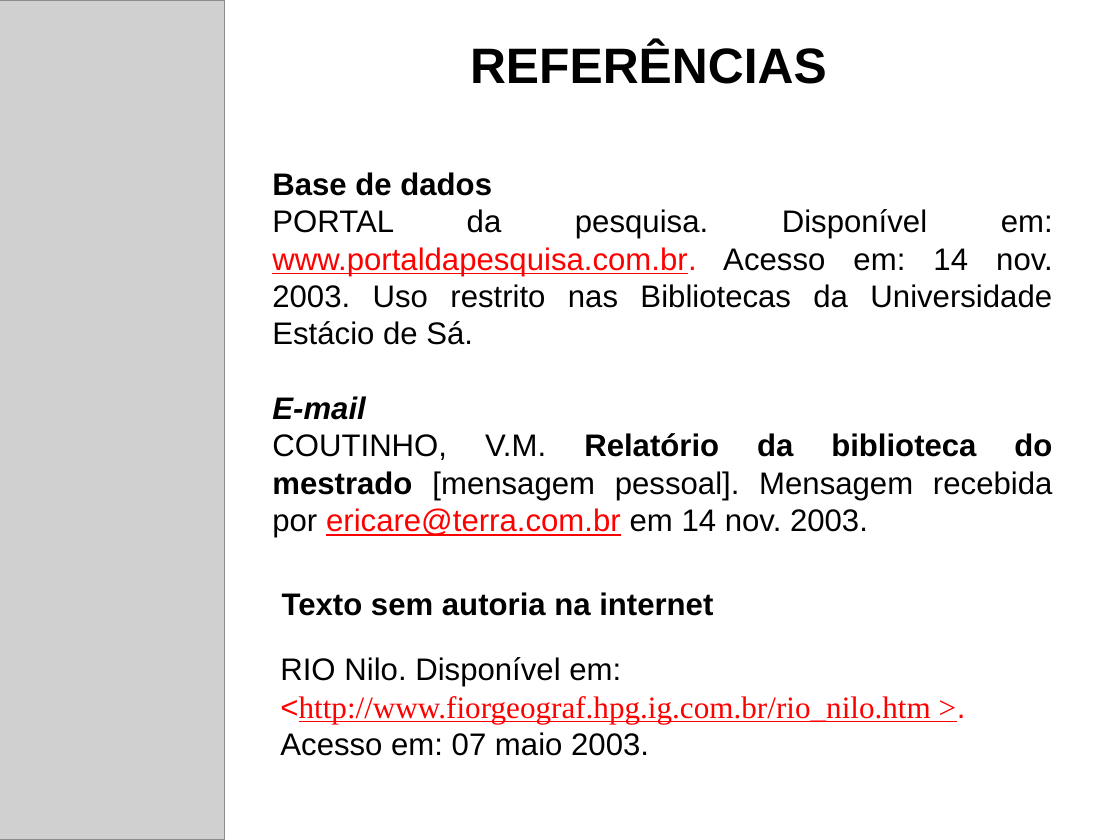
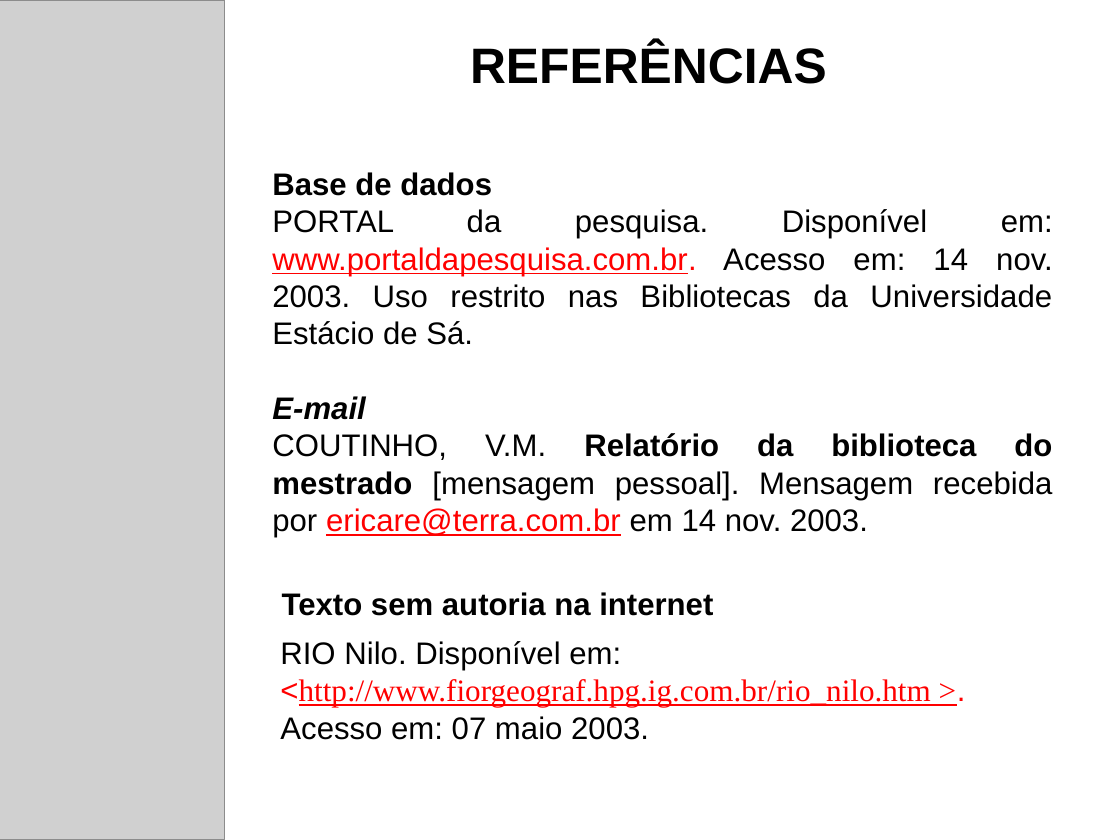
Before and after one commit to alexfariakof/projeto-conclusao-curso-sistemas-informacao, a slide deck: slide 23 of .documentos/01 Material de Apoio de TCC/Referências.ppt. Drawn at 1120x840 pixels with LibreOffice and Linux fonts; fonts in the diff are those of the drawing; grey boxes stand for pictures. Boxes give left, top, right and bottom in pixels: in the first picture for what was removed or moved away, otherwise in the second. Text is boxed around its words. In the diff, an @@ line names an element or a change of style, - is before the commit and + after.

```diff
--- a/.documentos/01 Material de Apoio de TCC/Referências.ppt
+++ b/.documentos/01 Material de Apoio de TCC/Referências.ppt
@@ text "RIO Nilo. Disponível em:": place and size @@
-text "RIO Nilo. Disponível em:" at [280, 657, 930, 756]
+text "RIO Nilo. Disponível em:" at [280, 641, 930, 740]
```
Also in this commit, not shown: 7 other files.
